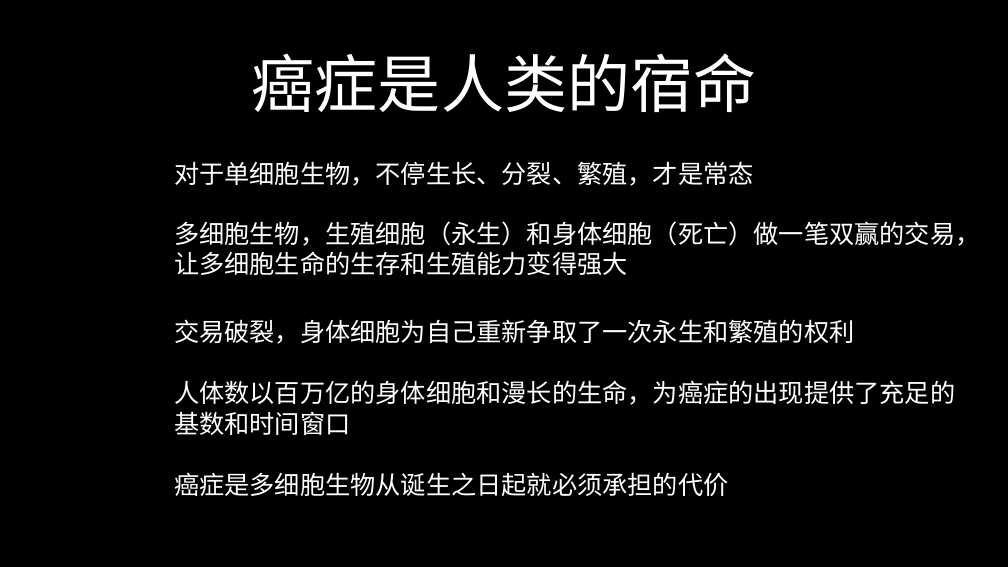
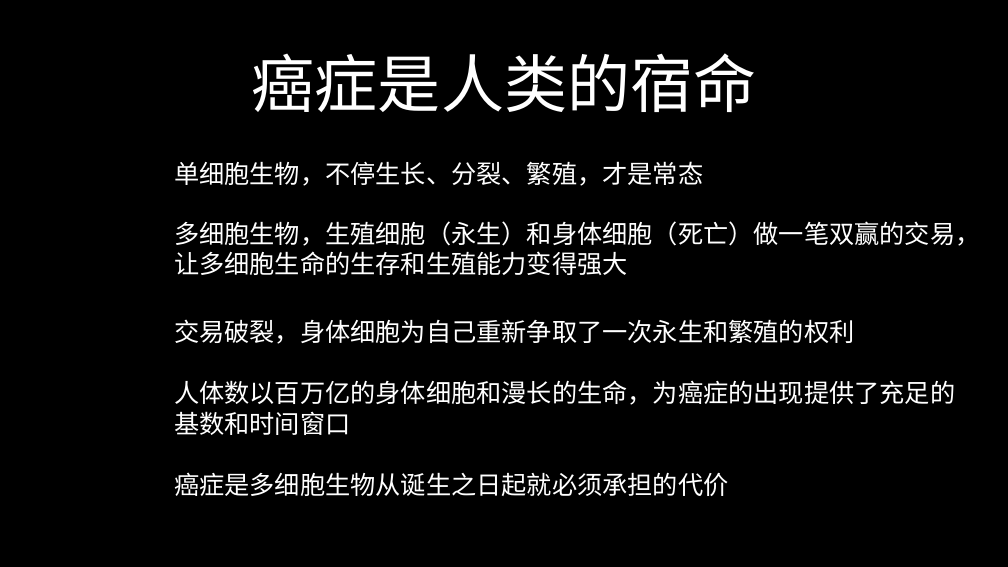
Before and after one commit to FredJiangFei/freetalk, a slide deck: slide 3 of 癌症/癌症.pptx. Drawn at 1008x567 pixels with LibreOffice and Linux fonts; fonts in the diff are those of the drawing. Boxes give left, top, right and bottom in pixels: in the first picture for what was removed or moved away, otherwise in the second. Text is boxed around its words. In the diff, an @@ line names an element or a change of style, - is before the commit and + after.

```diff
--- a/癌症/癌症.pptx
+++ b/癌症/癌症.pptx
@@ text at (174, 161, 703, 186): text changed @@
-对于单细胞生物，不停生长、分裂、繁殖，才是常态
+单细胞生物，不停生长、分裂、繁殖，才是常态
```
Also in this commit, not shown: 9 other slides changed, 6 slides added, 1 other file.
